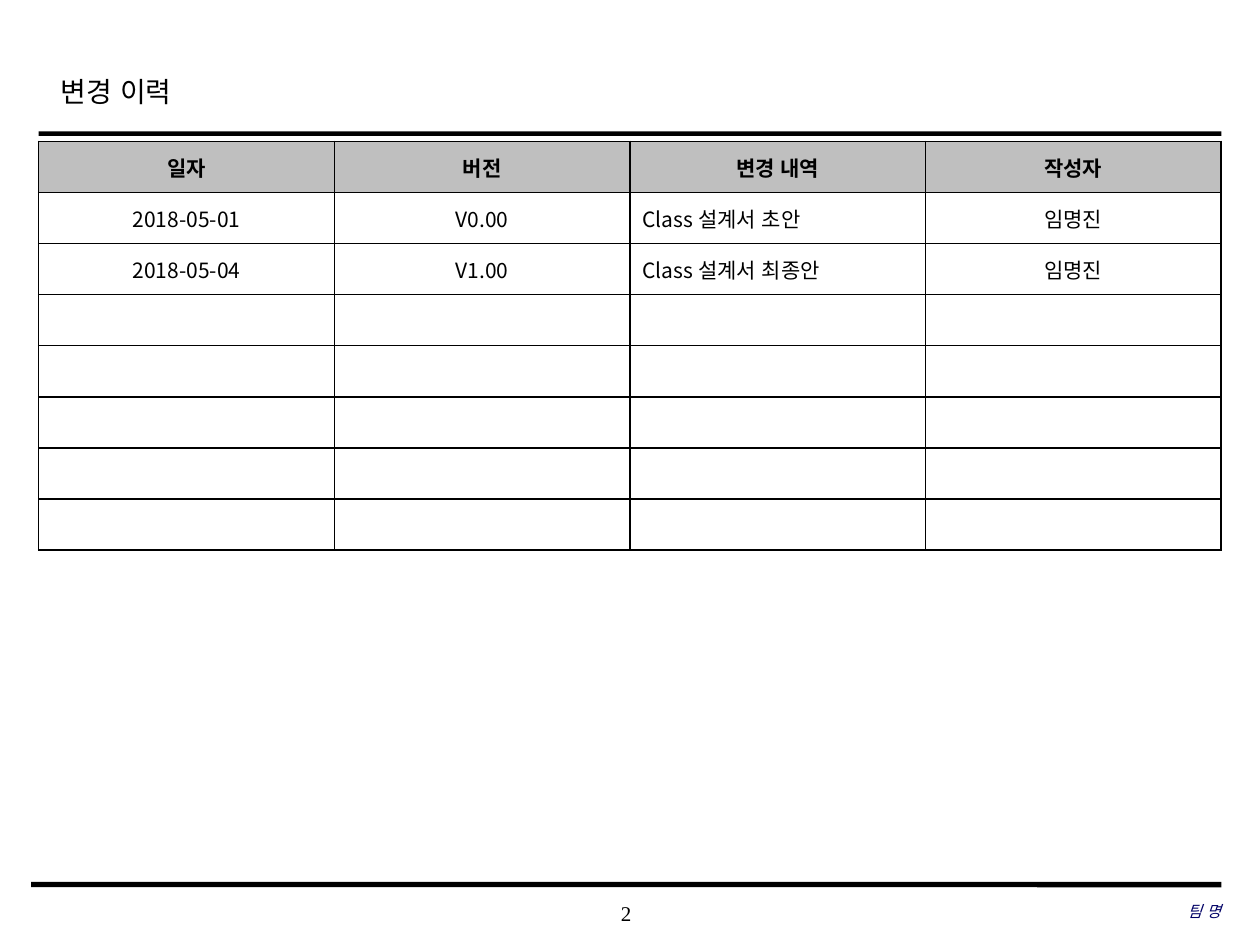
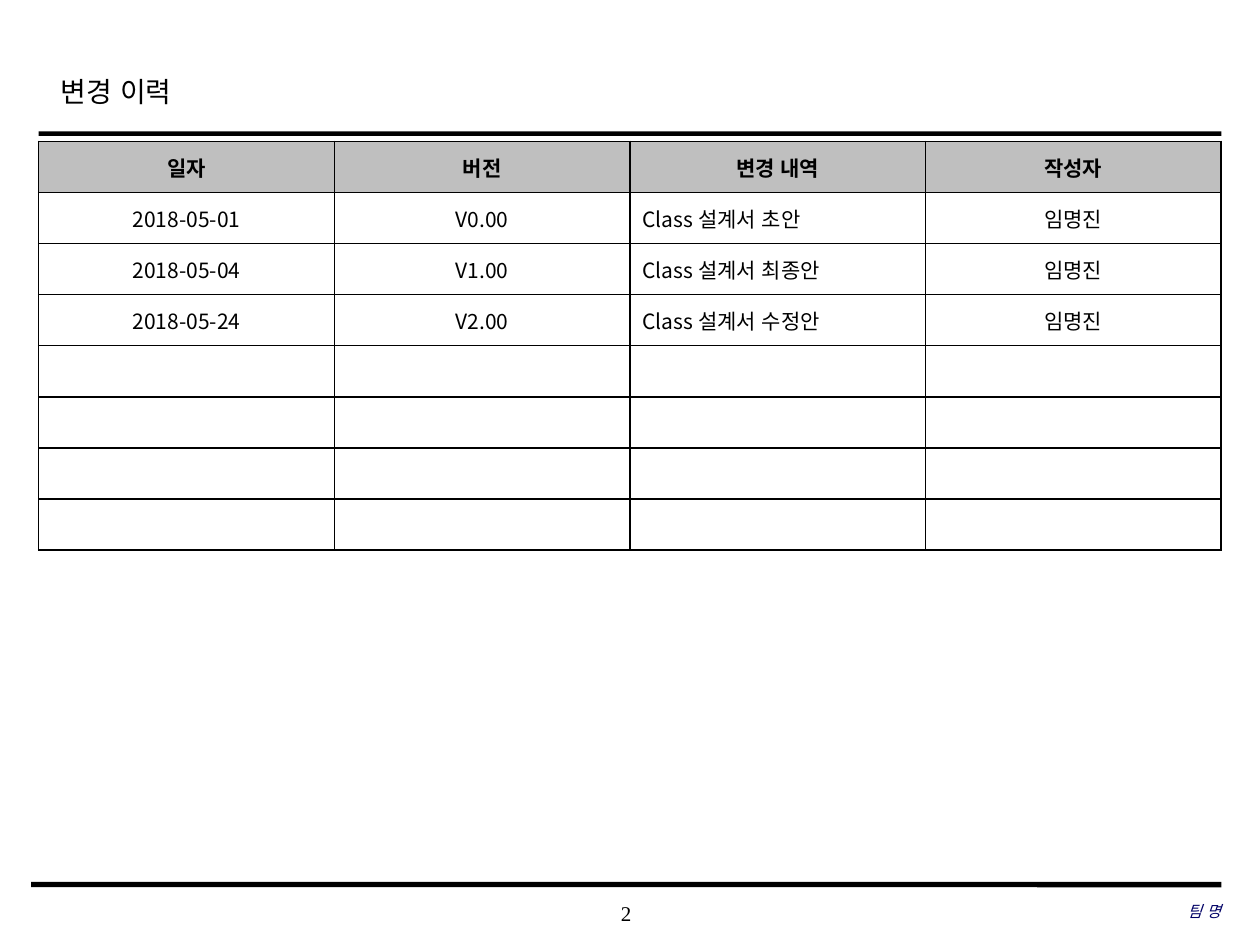
Before and after one commit to SMU-SE-Admin/18-1_7_SHORTSTORMERS_Doc, a slide deck: slide 2 of 03 설계/Class 설계서_7_SHORTSTORMERS.pptx. Drawn at 1260x945 pixels with LibreOffice and Linux fonts; fonts in the diff are those of the drawing; background and template pictures are left out. Boxes give left, top, right and bottom in pixels: in the first picture for what was removed or moved away, otherwise in the second. Text is boxed around its words. In the diff, an @@ line names an element or a change of style, - is before the commit and + after.

Commit message:
#1104 클레스 설계서 수정
요구사항 변경에 따른 수정,구현 중 바뀐 사항 수정

```diff
--- a/03 설계/Class 설계서_7_SHORTSTORMERS.pptx
+++ b/03 설계/Class 설계서_7_SHORTSTORMERS.pptx
@@ table at (39, 141, 1223, 549) @@
+row 4: 2018-05-24 | V2.00 | Class 설계서 수정안 | 임명진
-row 8:  |  |  | 
```
Also in this commit, not shown: 8 other slides changed, 4 slides added, 2 slides removed.
